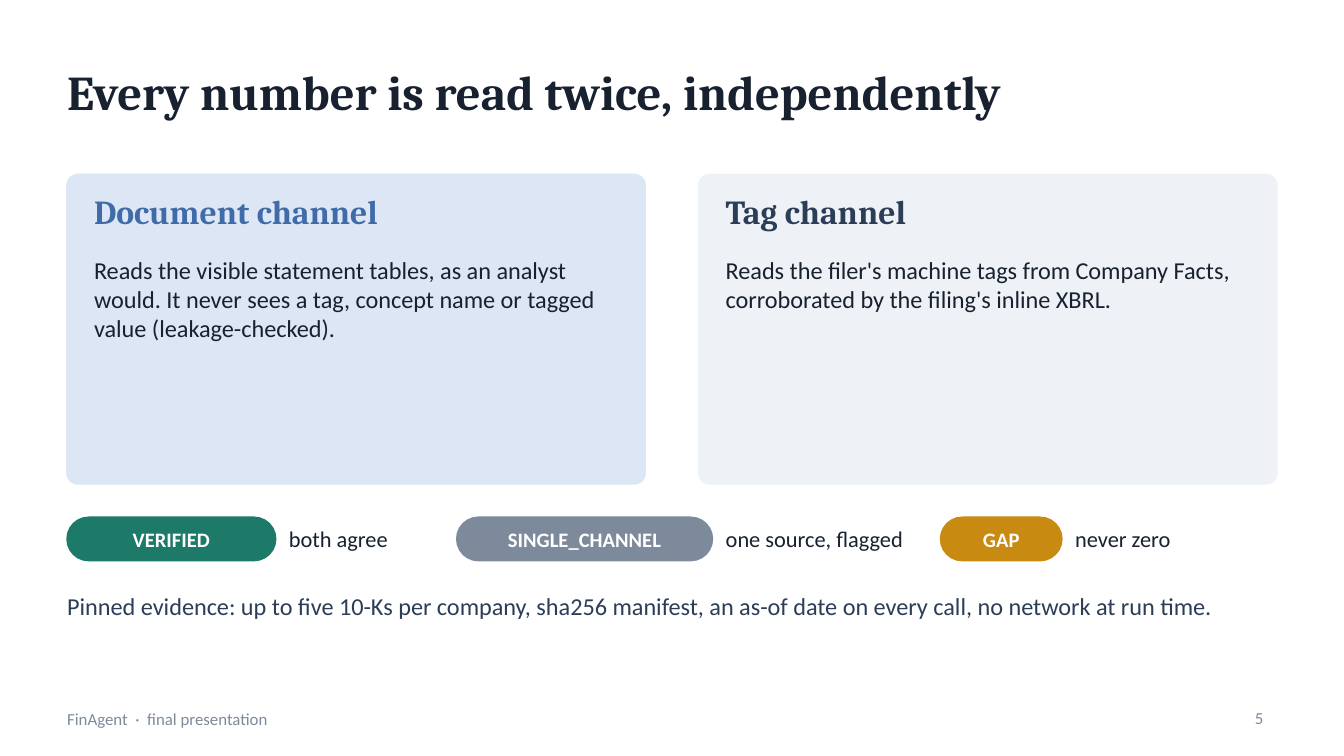
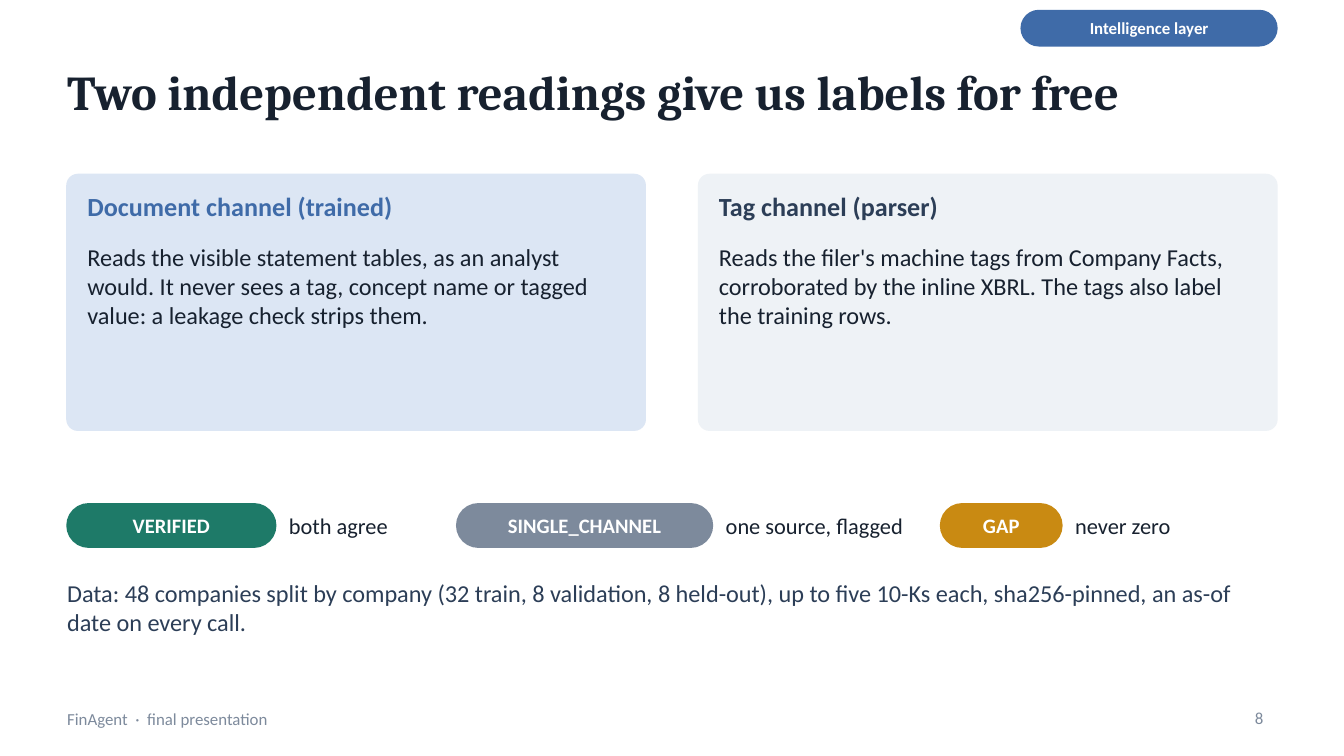
Before and after one commit to vojha95/finagent, a slide deck: slide 8 of docs/FinAgent_deck.pptx (slide 5 before the commit). Drawn at 1344x756 pixels with LibreOffice and Linux fonts; fonts in the diff are those of the drawing. Boxes give left, top, right and bottom in pixels: in the first picture for what was removed or moved away, otherwise in the second. Text is boxed around its words. In the diff, an @@ line names an element or a change of style, - is before the commit and + after.

```diff
--- a/docs/FinAgent_deck.pptx
+++ b/docs/FinAgent_deck.pptx
@@ rounded rectangle added at (1021, 11, 1277, 46), fill #3F6BA8, outline #3F6BA8 1 pt @@
@@ text added at (1090, 22, 1208, 37), 9 pt, text #FFFFFF, bold @@
+Intelligence layer
@@ title at (67, 75, 1119, 120): text changed @@
-Every number is read twice, independently
+Two independent readings give us labels for free
@@ rounded rectangle: place and size @@
-rounded rectangle at (67, 175, 645, 484)
+rounded rectangle at (67, 175, 645, 430)
@@ rounded rectangle at (67, 175, 645, 430): proportions changed @@
@@ rounded rectangle at (699, 175, 1277, 430): proportions changed @@
@@ rounded rectangle: place and size @@
-rounded rectangle at (699, 175, 1277, 484)
+rounded rectangle at (699, 175, 1277, 430)
@@ text at (87, 197, 393, 220): text changed; size 18 to 14 pt; font Cambria to Calibri @@
-Document channel
+Document channel (trained)
@@ text at (719, 197, 938, 221): text changed; size 18 to 14 pt; font Cambria to Calibri @@
-Tag channel
+Tag channel (parser)
@@ text at (87, 249, 588, 328): text changed @@
-Reads the visible statement tables, as an analyst would. It never sees a tag, concept name or tagged value (leakage-checked).
+Reads the visible statement tables, as an analyst would. It never sees a tag, concept name or tagged value: a leakage check strips them.
@@ text at (719, 249, 1223, 328): text changed @@
-Reads the filer's machine tags from Company Facts, corroborated by the filing's inline XBRL.
+Reads the filer's machine tags from Company Facts, corroborated by the inline XBRL. The tags also label the training rows.
@@ 6 texts, 3 rounded rectangles: place and size @@
-6 texts, 3 rounded rectangles at (67, 517, 1171, 560)
+6 texts, 3 rounded rectangles at (67, 504, 1171, 547)
@@ text at (67, 584, 1231, 635): text changed @@
-Pinned evidence: up to five 10-Ks per company, sha256 manifest, an as-of date on every call, no network at run time.
+Data: 48 companies split by company (32 train, 8 validation, 8 held-out), up to five 10-Ks each, sha256-pinned, an as-of date on every call.
@@ page number at (1255, 712, 1264, 724): text changed @@
-5
+8
```
Also in this commit, not shown: 8 other slides changed, 12 slides added, 1 slide removed, 1 other file.
